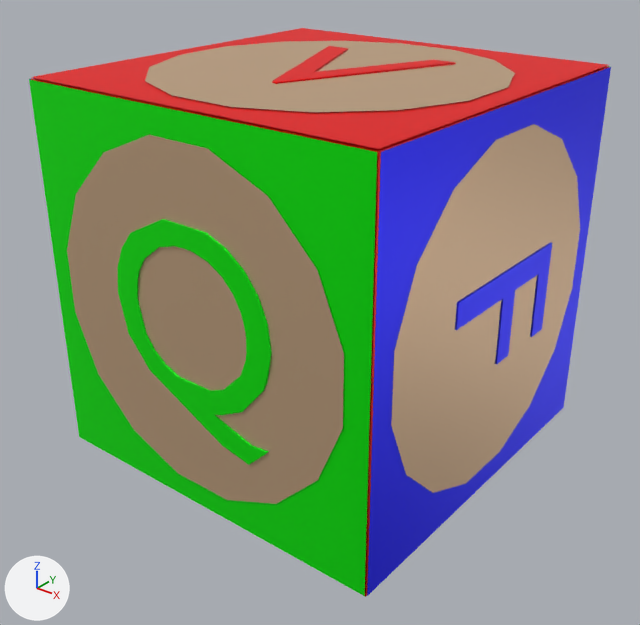
One commit to the COLLADA model meshes/cube_16.dae: the scene before it, then after it.
The view is the same before and after, from a 50 mm lens placed at (0.061, -0.0778, 0.0412), pointed at (0.0009, -0.0027, -0.0053). The lights are fixed; the arrows at lower left show +X, +Y and +Z.
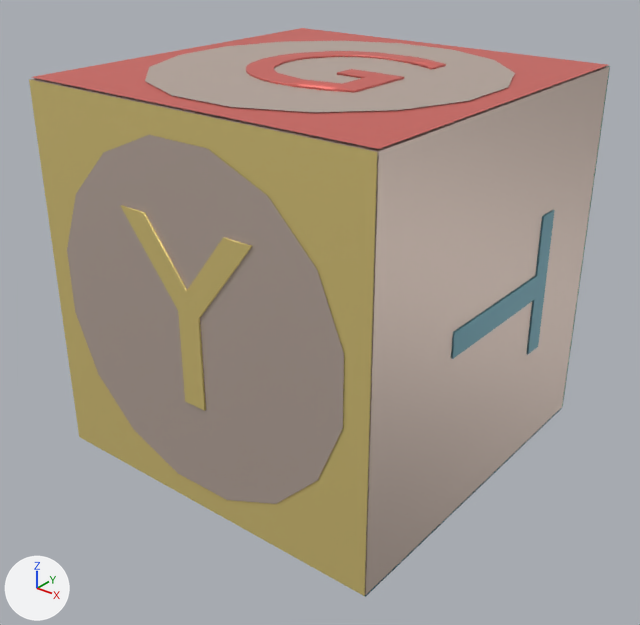
Commit message: updated cubes

Pixel boxes [x1, y1, x2, y2] of what changed, in the pictures (640 x 625 px):
'cube', recoloured, reshaped: before [29, 28, 611, 597]; after [29, 28, 610, 597]
part 1 of me_cube_017, rebuilt (15% narrower, 16% shorter): before [117, 219, 272, 465]; after [121, 205, 252, 411]
part 2 of me_cube_017, rebuilt (7% wider, 22% taller): before [455, 242, 552, 364]; after [451, 210, 555, 359]
part 3 of me_cube_017, deleted (beige): before [391, 124, 580, 493]
part 4 of me_cube_017, deleted (blue): before [367, 67, 611, 596]
part 5 of me_cube_017, built on: [67, 41, 514, 504] in both
part 6 of me_cube_017, recoloured: [31, 66, 609, 595] in both
part 7 of me_cube_017, recoloured: after [365, 408, 562, 597]
part 8 of me_cube_017, recoloured: after [562, 66, 610, 406]
part 9 of me_cube_017, recoloured (green to yellow): [29, 79, 377, 596] in both

What changed in the scene script:
```text
Change mat_red:
    mat_red.base_color: (1.0, 0.0, 0.0) -> (0.776, 0.176, 0.153)  # red #ff0000 -> red #e4746d
Change mat_wood:
    mat_wood.base_color: (0.65, 0.45, 0.28) -> (0.62, 0.506, 0.443)  # beige #d3b390 -> light grey #cebdb2
Change mat_blue:
    mat_blue.base_color: (0.0, 1.0, 0.0) -> (0.11, 0.271, 0.325)  # green #00ff00 -> cyan #5d8e9a
Change mat_green:
    mat_green.base_color: (0.0, 0.0, 1.0) -> (0.0824, 0.431, 0.275)  # blue #0000ff -> green #51af8f
Add mat_yellow:
    mat_yellow = principled_material('Yellow')
    mat_yellow.base_color = (0.855, 0.69, 0.247)  # yellow #eed888
    mat_yellow.metallic = 0.5
Change me_cube_017:
    used by ob_cube; location = (0.0, 0.0, 0.0)
    remove me_cube_017.from_pydata(...)  # 288 vertices, 412 faces; spans x -0.0228..0.023, y -0.023..0.023, z -0.023..0.023
    add me_cube_017.from_pydata(...)  # 286 vertices, 424 faces; spans x -0.0225..0.0228, y -0.023..0.023, z -0.023..0.023
    me_cube_017 part 1: the loose piece of 88 vertices spanning x -0.011..0.0111, y -0.023..-0.0228, z -0.0132..0.0114 is rebuilt with 18 vertices and now spans x -0.0091..0.0091, y -0.023..-0.0228, z -0.009..0.0115, in mat_yellow (yellow #eed888)
    me_cube_017 part 2: the loose piece of 20 vertices spanning x 0.0228..0.023, y -0.009..0.0115, z -0.0062..0.0048 is rebuilt with 16 vertices and now spans x 0.0226..0.0228, y -0.009..0.0115, z -0.0085..0.0085, in mat_blue (cyan #5d8e9b)
    me_cube_017 part 3: the loose piece of 16 vertices spanning x 0.0228, y -0.0196..0.0196, z -0.0196..0.0196 is deleted
    me_cube_017 part 4: the loose piece of 4 vertices spanning x 0.0227, y -0.0225..0.0225, z -0.0225..0.0225 is deleted
    me_cube_017 part 5
    12 vertices are removed from x -0.0091..0.0091, y -0.0092..0.0115, z 0.0228..0.023
    56 faces are deleted
    112 vertices are added at x -0.0095..0.0091, y -0.0093..0.0116, z 0.0228..0.023
    32 new faces join them, mat_wood (light grey #cebdb2)
    198 new faces join them, mat_red (red #e4756d)
    me_cube_017 part 6: 12 faces spanning x -0.0225..0.0225, y -0.0225..0.0225, z -0.0225..0.0225 switch from mat_red (red #ff0000) to mat_wood (light grey #cebdb2)
    me_cube_017 part 7: 2 faces spanning x -0.0225..0.0225, y -0.0225..0.0225, z -0.0227 switch from mat_red (red #ff0000) to mat_blue (cyan #5d8e9b)
    me_cube_017 part 8: 2 faces spanning x -0.0225..0.0225, y 0.0227, z -0.0225..0.0225 switch from mat_blue (green #00ff00) to mat_green (green #51af8f)
    me_cube_017 part 9: 2 faces spanning x -0.0225..0.0225, y -0.0227, z -0.0225..0.0225 switch from mat_blue (green #00ff00) to mat_yellow (yellow #eed888)
```
